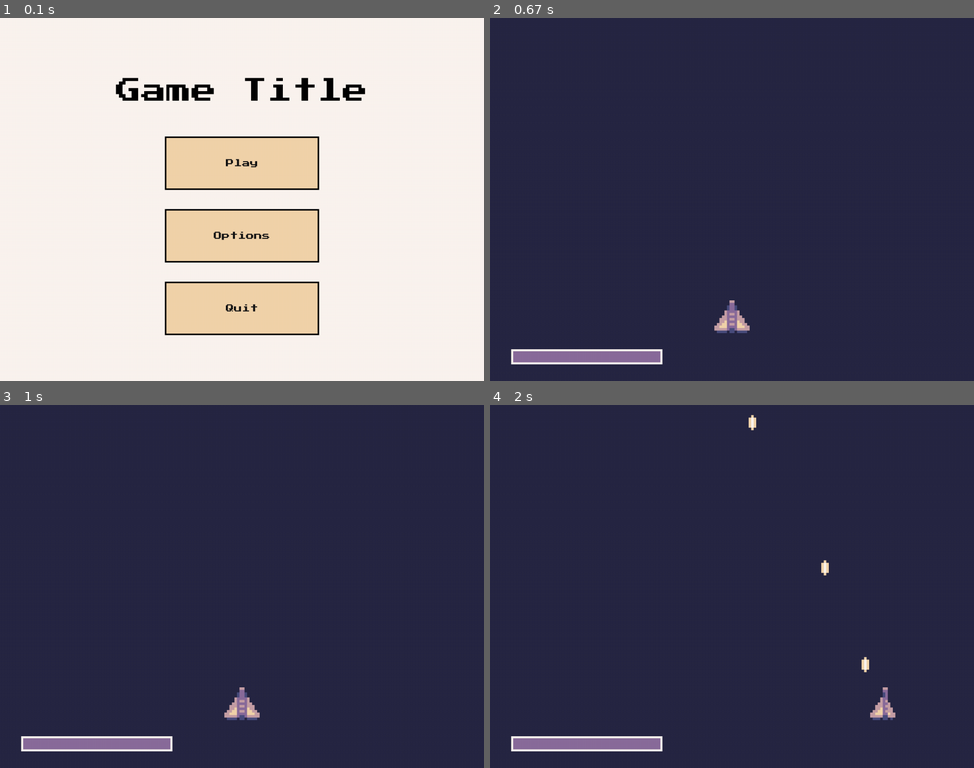
Above: before the commit, frames 1-4 (two rows, left to right).
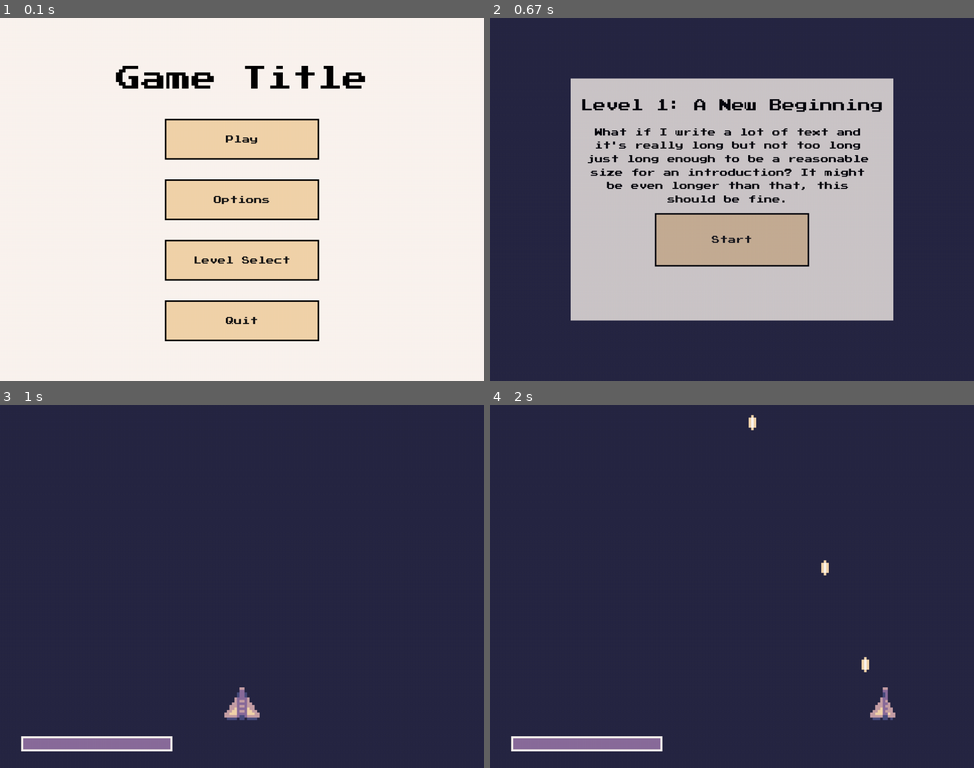
Above: after the commit, the same moments.

Repository: malaeng/12SDD-AT3
Game: pygame game, started from main.py
The game is run twice, just before and just after one commit, with the same random seed, the same clock (stepped at 60 frames per second) and the same inputs.
Inputs (mouse positions are in pixels of both pictures, inside the frame that each line leads up to):
- Up to frame 1 (0.1 s): no input
- Up to frame 2 (0.67 s): click (732, 137) at 0.38 s
- Up to frame 3 (1 s): click (290, 611) at 0.72 s
- Up to frame 4 (2 s): tap Space at 1, 1.4, 1.7, 1.9 s; hold Right 1.33-1.8 s; hold Right from 1.83 s (still down)

The runs differ from the first frame. In frame 1, 14% of the frame differs, in the area x 23-76%, y 13-90%; in frame 2, 46%, in the area x 4-84%, y 16-96%; in frame 3, nothing differs; in frame 4, nothing differs.

Commit message:
Added more levels and level select menu

Diff:
--- a/enemy.py
+++ b/enemy.py
@@ -1,30 +1,6 @@
 import pygame
 import random
 from laser import Laser
-
-class Asteroid(pygame.sprite.Sprite):
-    def __init__(self, pos):
-        super().__init__()
-        self.asteroid_images = ['graphics/asteroid1.png', 'graphics/asteroid2.png', 'graphics/asteroid3.png']
-        self.image = pygame.image.load(random.choice(self.asteroid_images)).convert_alpha()
-        self.rect = self.image.get_rect(center = pos)
-        self.speed = 2
-        self.health = 200
-
-    def take_damage(self, damage):
-        self.health -= damage
-        self.image = None # if time: make this flash white instead
-        if self.health <= 0:
-            self.kill()
-        self.image = pygame.image.load(random.choice(self.asteroid_images)).convert_alpha()
-
-    def destroy(self):
-        if self.rect.y > 999:
-            self.kill()
-
-    def update(self):
-        self.rect.y += self.speed
-        self.destroy()
 
 class Enemy(pygame.sprite.Sprite):
     def __init__(self, name: str, pos: tuple, screen_height: int, laser_group: pygame.sprite.Group):
--- a/level.py
+++ b/level.py
@@ -6,18 +6,22 @@
     def __init__(self, screen_size: tuple, title: str, text: str, asteroids: int, fighters: int, scouts: int, sciences: int, difficulty: int):
         self.screen_size = screen_size
         self.title = title
-        self.text = text
+        self.line_max_length = 35
+        self.text_lines = self.get_lines(text)
+        print(self.text_lines)
+
         self.intro_menu = Menu(
             size =  (2*self.screen_size[0]/3, 2*self.screen_size[1]/3),
-            title_size = 40,
+            title_size = 25,
             parent_surface_dimensions= screen_size,
             colour = '#fbf5ef',
             alpha = 200,
             title = self.title,
-            text = [(self.text, 16)],
+            text = [(line, 16) for line in self.text_lines],
             buttons = [Button(300, 100, "Start")],
             stack = True
         )
+        self.intro_done = False
 
         self.asteroids = asteroids
         self.fighters = fighters
@@ -37,6 +41,27 @@
         self.spawn_cooldown = difficulty * 2000
         self.time_spawned = 0
 
+    def get_lines(self, text: str) -> list:
+        line_list = []
+        line = ""
+        line_length = 0
+        split = text.split()
+        for word in split:
+            if len(word) + line_length <= self.line_max_length:
+                line += word + " "
+                line_length += len(word)+1
+            else:
+                line_list.append(line)
+                line_length = len(word)+1
+                line = word + " "
+        line_list.append(line)
+
+        return line_list
+
+
+
+
+
     def spawn_handler(self):
         current_time = pygame.time.get_ticks()
         if current_time - self.time_spawned >= self.spawn_cooldown and len(self.all_enemies) > 0:
--- a/main.py
+++ b/main.py
@@ -8,7 +8,7 @@
 
 from player import Player, Healthbar
 from menu import Menu, Button
-from enemy import Asteroid, Enemy
+from enemy import Enemy
 from level import Level
 
 
@@ -29,18 +29,41 @@
         self.enemy_lasers = pygame.sprite.Group()
 
         # Levels
-        self.level1 = Level(
-            screen_size = (screen_width, screen_height),
-            title = "Level 1",
-            text = "Leaving and asteroid field, ... etc.",
-            asteroids = 25,
-            fighters = 0,
-            scouts = 5,
-            sciences = 0,
-            difficulty = 1
-        )
-
-        self.level = self.level1
+        self.levels = [
+            Level( # Level 1
+                screen_size = (screen_width, screen_height),
+                title = "Level 1: A New Beginning",
+                text = "What if I write a lot of text and it's really long but not too long just long enough to be a reasonable size for an introduction? It might be even longer than that, this should be fine.",
+                asteroids = 25,
+                fighters = 0,
+                scouts = 5,
+                sciences = 0,
+                difficulty = 1
+            ),
+            Level( # Level 2
+                screen_size = (screen_width, screen_height),
+                title = "Level 2",
+                text = "Leaving and asteroid field, ... etc.",
+                asteroids = 25,
+                fighters = 0,
+                scouts = 5,
+                sciences = 0,
+                difficulty = 1
+            ),
+            Level( # Level 3
+                screen_size = (screen_width, screen_height),
+                title = "Level 3",
+                text = "Leaving and asteroid field, ... etc.",
+                asteroids = 25,
+                fighters = 0,
+                scouts = 5,
+                sciences = 0,
+                difficulty = 1
+            )
+
+        ]
+        self.level = self.levels[0]
+
 
         # Menus
         self.main_menu = Menu(
@@ -51,9 +74,25 @@
             alpha = 255,
             title = "Game Title",
             text = [],
-            buttons = [Button(300, 100, "Play"),
-                       Button(300, 100, "Options"),
-                       Button(300, 100, "Quit")],
+            buttons = [Button(300, 75, "Play"),
+                       Button(300, 75, "Options"),
+                       Button(300, 75, "Level Select"),
+                       Button(300, 75, "Quit")],
+            stack = True
+            )
+
+        self.level_select_menu = Menu(
+            size = (screen_width, screen_height),
+            title_size = 50,
+            parent_surface_dimensions = (screen_width, screen_height),
+            colour = '#fbf5ef',
+            alpha = 255,
+            title = "Level Select",
+            text = [],
+            buttons = [Button(300, 75, "Level 1"),
+                       Button(300, 75, "Level 2"),
+                       Button(300, 75, "Level 3"),
+                       Button(300, 75, "Back to Menu")],
             stack = True
             )
 
@@ -112,7 +151,6 @@
     def main_menu_run(self):
         screen.blit(self.main_menu, self.main_menu.rect)
         button_pressed = self.main_menu.process(self.mouse_state)
-        #if self.mouse_state == 'PRESSED':
         if button_pressed == 0: # Run
             self.game_running = True
             self.game_paused = False
@@ -121,8 +159,23 @@
             print("options")
             self.current_menu_function = self.options_menu_run
             #self.options_menu_run()
-        elif button_pressed == 2: #Quit
+        elif button_pressed == 2: # Level Select
+            print("level select")
+            self.current_menu_function = self.level_select_menu_run
+        elif button_pressed == 3: #Quit
             self.quit_game()
+
+    def level_select_menu_run(self):
+        screen.blit(self.level_select_menu, self.level_select_menu.rect)
+        button_pressed = self.level_select_menu.process(self.mouse_state)
+        if button_pressed != None:
+            if button_pressed in [i for i in range(len(self.levels))]: # Levels
+                self.game_running = True
+                self.game_paused = False
+                self.level = self.levels[button_pressed]
+                self.run()
+            else: # Return to menu
+                self.current_menu_function = self.main_menu_run
 
     def pause_menu_run(self):
         screen.blit(self.pause_menu, self.pause_menu.rect)
@@ -131,7 +184,7 @@
             self.game_paused = False
             self.run()
         elif button_pressed == 1: #Options
-            print("options")
+            print("options_pausemenu")
         elif button_pressed == 2: #Quit
             self.game_running = False
             self.main_menu_run()
@@ -143,7 +196,7 @@
             self.game_paused = False
             self.run()
         elif button_pressed == 1: #Options
-            print("options")
+            print("options_optionsmenu")
         elif button_pressed == 2: #Quit
             self.game_running = False
             self.current_menu_function = self.main_menu_run
@@ -158,6 +211,14 @@
         elif button_pressed == 1:
             # apply upgrade
             self.game_paused = False
+            self.run()
+
+    def level_menu_run(self):
+        screen.blit(self.level.intro_menu, self.level.intro_menu.rect)
+        button_pressed = self.level.intro_menu.process(self.mouse_state)
+        if button_pressed == 0: # Start
+            self.game_paused = False
+            self.level.intro_done = True
             self.run()
 
     def collision_checks(self):
@@ -178,6 +239,16 @@
                     if self.player.sprite.health <= 0:
                         print('game over')
 
+    def level_manager(self):
+        self.level.update()
+        if len(self.level.all_enemies) == 0 and len(self.level.current_enemies) == 0:
+            current_level = self.levels.index(self.level)
+            if current_level == len(self.levels):
+                print('game over')
+            else:
+                self.level = self.levels[current_level+1]
+
+
     def quit_game(self):
         pygame.quit()
         quit()
@@ -189,6 +260,8 @@
             self.player.sprite.lasers.draw(screen)
             self.player.draw(screen)
             self.pause_menu_run()
+        elif not self.level.intro_done:
+            self.level_menu_run()
         else:
             self.player.sprite.lasers.draw(screen)
             screen.blit(self.player_healthbar, self.player_healthbar_rect)
@@ -205,7 +278,8 @@
             self.player_healthbar.process((self.player.sprite.health/self.player.sprite.max_health))
             # self.player_healthbar.blit(self.player_healthbar.percent_image, self.player_healthbar.percent_rect)
 
-            self.level.update()
+            self.level_manager()
+
             #self.level.enemy_lasers.update()
             self.level.current_enemies.draw(screen)
             self.level.enemy_lasers.draw(screen)
--- a/menu.py
+++ b/menu.py
@@ -146,7 +146,7 @@
             for text_surf in self.text_surfs:
                 index = self.text_surfs.index(text_surf)
                 text_rect = text_surf.get_rect(center = (self.width/2, self.element_centers[self.current_center]))
-                if self.text_elements[index][1] >= 16 and index+1 == len(self.text_surfs): self.current_center += 2
+                if self.text_elements[index][1] >= 16 and index+1 == len(self.text_surfs): self.current_center += 3
                 else: self.current_center += 1
                 self.blit(text_surf, text_rect)
 
